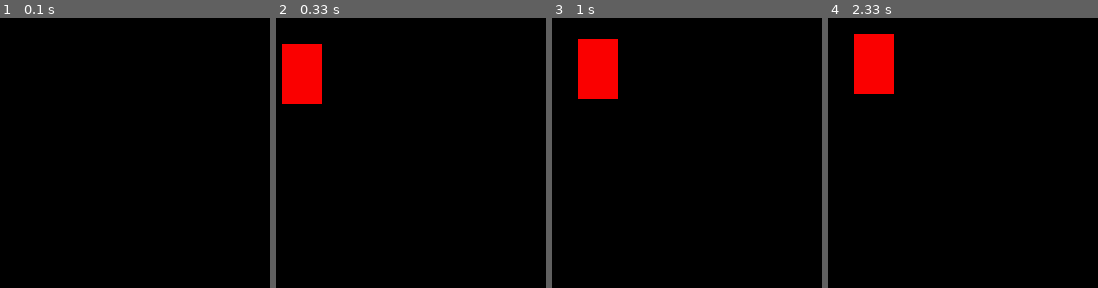
Above: before the commit, frames 1-4 (left to right).
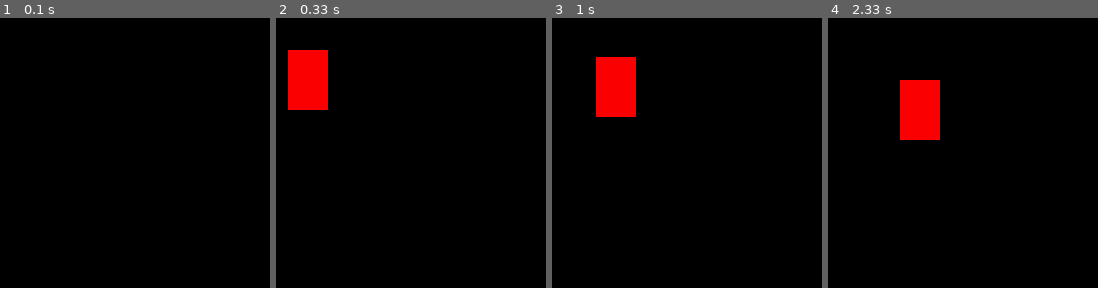
Above: after the commit, the same moments.

Repository: UA-1241-PythonFundamentals/ua-1241-python
Game: pygame game, started from hw/hw09/VladyslavDmytruk/part2/Rect_pygame.py
The game is run twice, just before and just after one commit, with the same random seed, the same clock (stepped at 60 frames per second) and the same inputs.
Inputs:
- Up to frame 1 (0.1 s): no input
- Up to frame 2 (0.33 s): no input
- Up to frame 3 (1 s): hold Right 0.33-0.8 s; hold Up from 0.83 s (still down)
- Up to frame 4 (2.33 s): release Up at 1.13 s; hold Right 1.17-1.63 s; hold Left 1.67-2.2 s; hold Down from 2.23 s (still down)

Frame 1 is identical in both runs. In frame 2, 1.5% of the frame differs, in the area x 2-20%, y 9-35%; in frame 3, 4.0%; in frame 4, 6.6%, in the area x 9-42%, y 5-46%.

Commit message:
make changes

Diff:
--- a/hw/hw09/VladyslavDmytruk/part2/Rect_pygame.py
+++ b/hw/hw09/VladyslavDmytruk/part2/Rect_pygame.py
@@ -13,6 +13,9 @@
 
 BLACK_COLOR = (0, 0, 0)
 RED_COLOR = (250, 0, 0)
+
+vel_x = 2
+vel_y = 2
 
 pygame.init()
 
@@ -40,6 +43,14 @@
     if keys[pygame.K_DOWN] and COORD_Y + HEIGHT_RECTANGLE + DELTA_STEP <= HEIGHT_DISPLAY:
         COORD_Y += DELTA_STEP
 
+    COORD_X += vel_x
+    COORD_Y += vel_y
+
+    if COORD_X <= 0 or COORD_X + WIDTH_RECTANGLE >= WIDTH_DISPLAY:
+        vel_x = -vel_x
+    if COORD_Y <= 0 or COORD_Y + HEIGHT_RECTANGLE >= HEIGHT_DISPLAY:
+        vel_y = -vel_y
+
     gameDisplay.fill(BLACK_COLOR)
 
     pygame.draw.rect(gameDisplay, RED_COLOR, [COORD_X, COORD_Y, WIDTH_RECTANGLE, HEIGHT_RECTANGLE])
